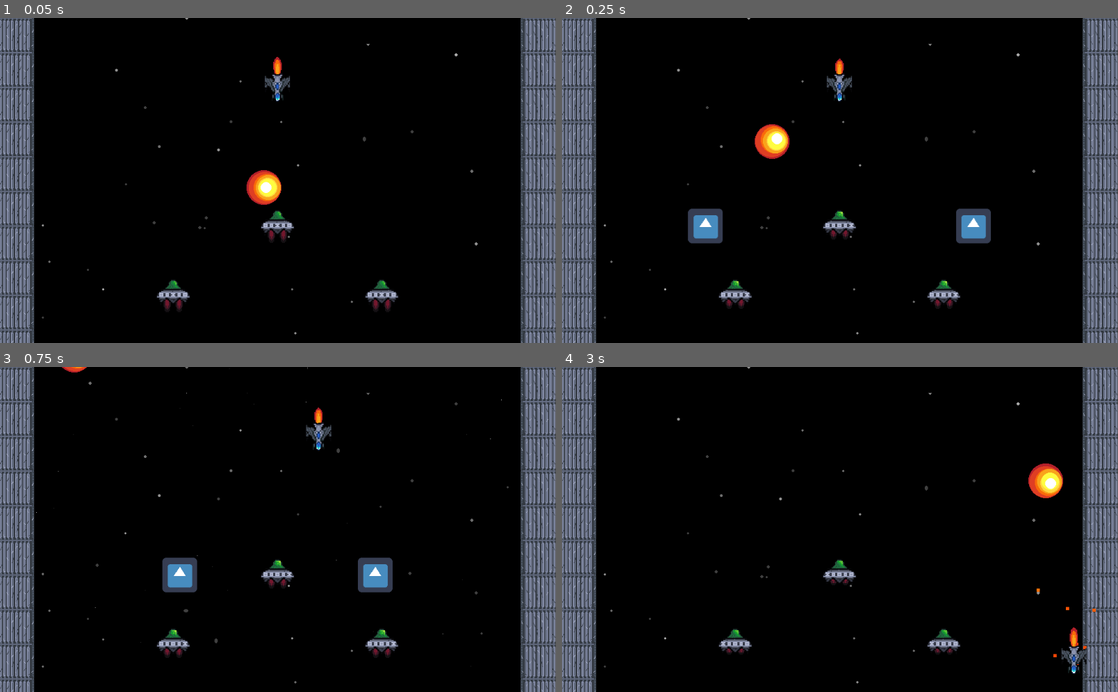
Above: before the commit, frames 1-4 (two rows, left to right).
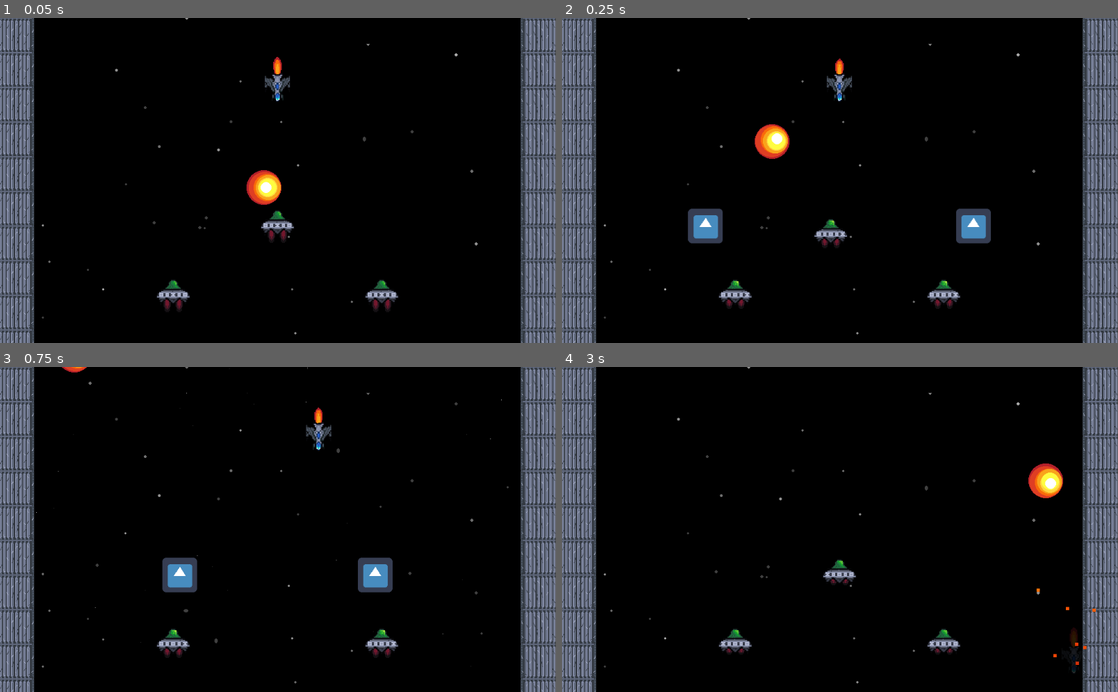
Above: after the commit, the same moments.

Repository: JoseTMonagas/ldjam48
Game: Godot game, scene res://src/main.tscn
The game is run twice, just before and just after one commit, with the same random seed, the same clock (stepped at 60 frames per second) and the same inputs. The engine's default icon, where the game draws it, is replaced by a stand-in: a white triangle on a blue panel in a dark square.
Inputs:
- Up to frame 1 (0.05 s): no input
- Up to frame 2 (0.25 s): no input
- Up to frame 3 (0.75 s): tap Enter (ui_accept) at 0.5 s; hold Right (ui_right) from 0.53 s (still down)
- Up to frame 4 (3 s): tap Enter (ui_accept) at 0.77, 1.52 s; release Right (ui_right) at 1.28 s; hold Down (ui_down) 1.28-2.03 s; hold Right (ui_right) 2.03-2.78 s; hold Up (ui_up) from 2.78 s (still down)

Frame 1 is identical in both runs. In frame 2, 0.4% of the frame differs, in the area x 45-53%, y 59-71%; in frame 3, 0.2%; in frame 4, 0.3%.

Commit message:
Change animation to move trusts

Diff:
--- a/vfx/hit.tres
+++ b/vfx/hit.tres
@@ -4,38 +4,38 @@
 resource_name = "hit"
 length = 0.8
 tracks/0/type = "value"
-tracks/0/path = NodePath("Sprite:modulate")
+tracks/0/path = NodePath("Hit:emitting")
 tracks/0/interp = 1
 tracks/0/loop_wrap = true
 tracks/0/imported = false
 tracks/0/enabled = true
 tracks/0/keys = {
+"times": PoolRealArray( 0 ),
+"transitions": PoolRealArray( 1 ),
+"update": 1,
+"values": [ true ]
+}
+tracks/1/type = "value"
+tracks/1/path = NodePath("BodyPivot:modulate")
+tracks/1/interp = 1
+tracks/1/loop_wrap = true
+tracks/1/imported = false
+tracks/1/enabled = true
+tracks/1/keys = {
 "times": PoolRealArray( 0, 0.1, 0.2, 0.3, 0.4, 0.5, 0.6, 0.7, 0.8 ),
 "transitions": PoolRealArray( 1, 1, 1, 1, 1, 1, 1, 1, 1 ),
 "update": 0,
 "values": [ Color( 1, 1, 1, 1 ), Color( 1, 1, 1, 0 ), Color( 1, 1, 1, 1 ), Color( 1, 1, 1, 0 ), Color( 1, 1, 1, 1 ), Color( 1, 1, 1, 0 ), Color( 1, 1, 1, 1 ), Color( 1, 1, 1, 0 ), Color( 1, 1, 1, 1 ) ]
 }
-tracks/1/type = "value"
-tracks/1/path = NodePath("Sprite:position")
-tracks/1/interp = 1
-tracks/1/loop_wrap = true
-tracks/1/imported = false
-tracks/1/enabled = true
-tracks/1/keys = {
-"times": PoolRealArray( 0, 0.2, 0.4, 0.6, 0.8 ),
-"transitions": PoolRealArray( 1, 1, 1, 1, 1 ),
-"update": 0,
-"values": [ Vector2( 0, 0 ), Vector2( 16, 0 ), Vector2( -21, 8 ), Vector2( 6, -12 ), Vector2( 0, 0 ) ]
-}
 tracks/2/type = "value"
-tracks/2/path = NodePath("Hit:emitting")
+tracks/2/path = NodePath("BodyPivot:position")
 tracks/2/interp = 1
 tracks/2/loop_wrap = true
 tracks/2/imported = false
 tracks/2/enabled = true
 tracks/2/keys = {
-"times": PoolRealArray( 0 ),
-"transitions": PoolRealArray( 1 ),
-"update": 1,
-"values": [ true ]
+"times": PoolRealArray( 0.1, 0.2, 0.3, 0.4 ),
+"transitions": PoolRealArray( 1, 1, 1, 1 ),
+"update": 0,
+"values": [ Vector2( 16, 8 ), Vector2( -16, 16 ), Vector2( 16, -24 ), Vector2( 0, 0 ) ]
 }
